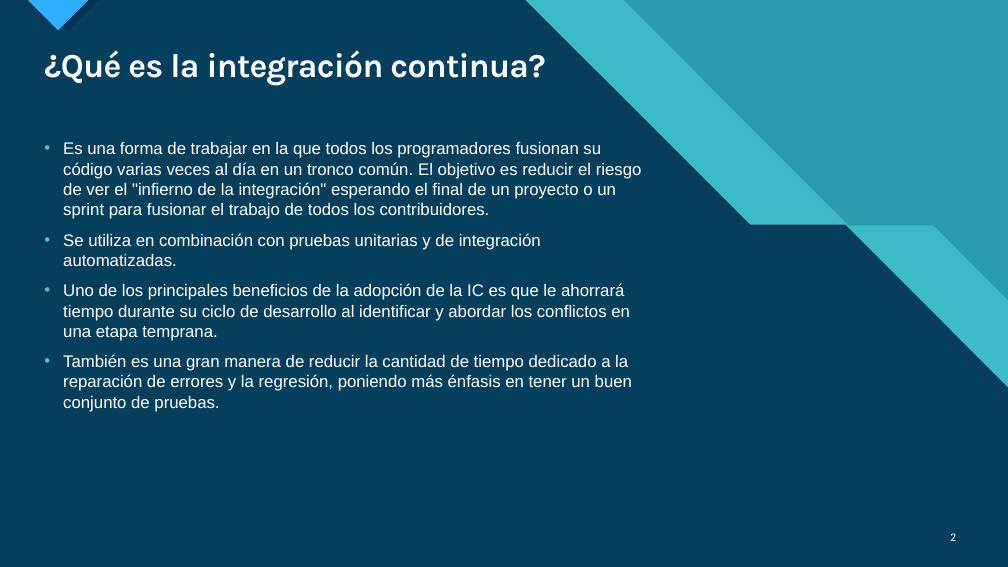
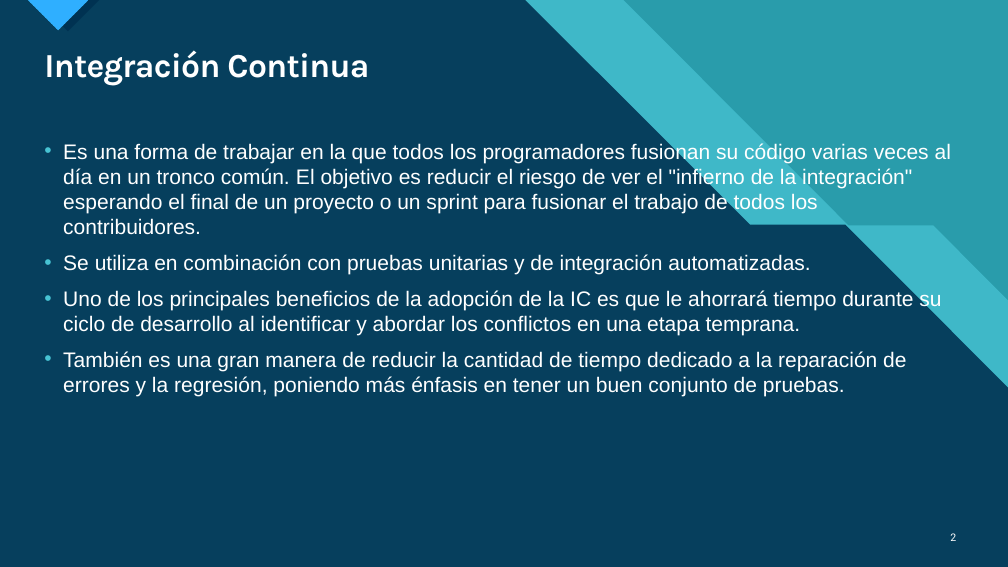
Before and after one commit to Moonprince1/DependencyInjectionDemo, a slide deck: slide 2 of Introducción a la integración continua.pptx. Drawn at 1008x567 pixels with LibreOffice and Linux fonts; fonts in the diff are those of the drawing. Boxes give left, top, right and bottom in pixels: in the first picture for what was removed or moved away, otherwise in the second. Text is boxed around its words. In the diff, an @@ line names an element or a change of style, - is before the commit and + after.

```diff
--- a/Introducción a la integración continua.pptx
+++ b/Introducción a la integración continua.pptx
@@ title at (x1=44, y1=50, x2=369, y2=86): text changed @@
-¿Qué es la integración continua?
+Integración Continua
@@ text "Es una forma de trabajar ..." at (x1=63, y1=142, x2=951, y2=396): size 16 to 20 pt @@
```
Also in this commit, not shown: 2 slides added, 1 slide removed.
